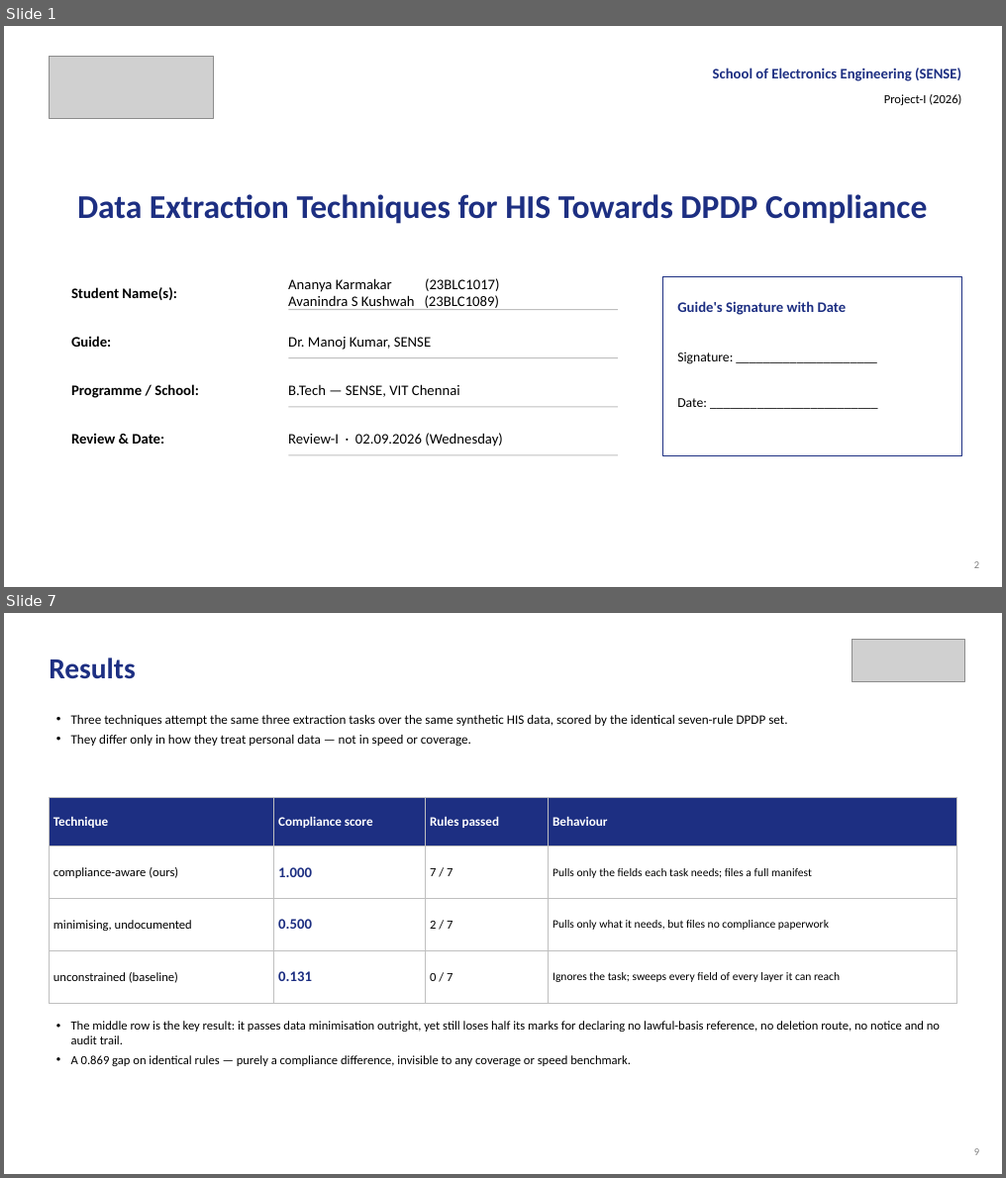
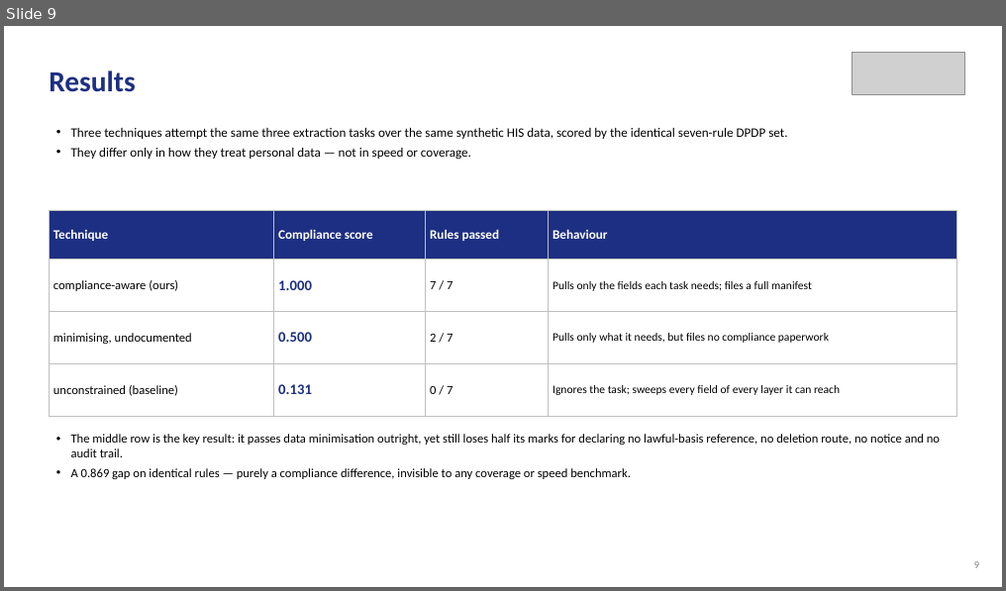
Before and after one commit to aysk1209/his-scraping-dpdp-project, a slide deck: Review-I.pptx. Shown one above the other, each under a label of ours: slides 1 and 7 before the commit, slide 9 after it; the slides between them are not shown. The pictures are 1006x1178 and 1006x591 pixels, drawn with LibreOffice and Linux fonts; fonts in the diff are those of the drawing; grey boxes stand for pictures. Boxes give left, top, right and bottom in pixels: in the first picture for what was removed or moved away, otherwise in the second. Text is boxed around its words. In the diff, an @@ line names an element or a change of style, - is before the commit and + after.

```diff
--- a/Review-I.pptx
+++ b/Review-I.pptx
@@ slide 1 removed at [4, 26, 1002, 587], background #FFFFFF @@
@@ picture removed at [49, 56, 214, 118] @@
@@ text removed at [713, 68, 961, 81] @@
-School of Electronics Engineering (SENSE)
@@ text removed at [884, 94, 961, 105] @@
-Project-I (2026)
@@ text removed at [77, 194, 927, 224] @@
-Data Extraction Techniques for HIS Towards DPDP Compliance
@@ text removed at [71, 287, 176, 300] @@
-Student Name(s):
@@ text removed at [288, 278, 500, 310] @@
-Ananya Karmakar (23BLC1017)
-Avanindra S Kushwah (23BLC1089)
@@ rectangle removed at [662, 276, 962, 457] @@
@@ line removed from (288, 310) to (618, 310) @@
@@ text removed at [677, 301, 846, 315] @@
-Guide's Signature with Date
@@ text removed at [71, 336, 111, 347] @@
-Guide:
@@ text removed at [288, 337, 431, 350] @@
-Dr. Manoj Kumar, SENSE
@@ text removed at [677, 352, 733, 365] @@
-Signature: _____________________
@@ line removed from (288, 359) to (618, 359) @@
@@ text removed at [71, 384, 199, 398] @@
-Programme / School:
@@ text removed at [288, 384, 460, 397] @@
-B.Tech — SENSE, VIT Chennai
@@ line removed from (288, 407) to (618, 407) @@
@@ text removed at [677, 398, 707, 407] @@
-Date: _________________________
@@ text removed at [71, 433, 164, 444] @@
-Review & Date:
@@ text removed at [288, 433, 503, 447] @@
-Review-I · 02.09.2026 (Wednesday)
@@ line removed from (288, 456) to (618, 456) @@
@@ text removed at [974, 562, 979, 569] @@
-2
@@ what was slide 7 is now slide 9 @@
```
Also in this commit, not shown: 6 slides changed, 3 slides added.
